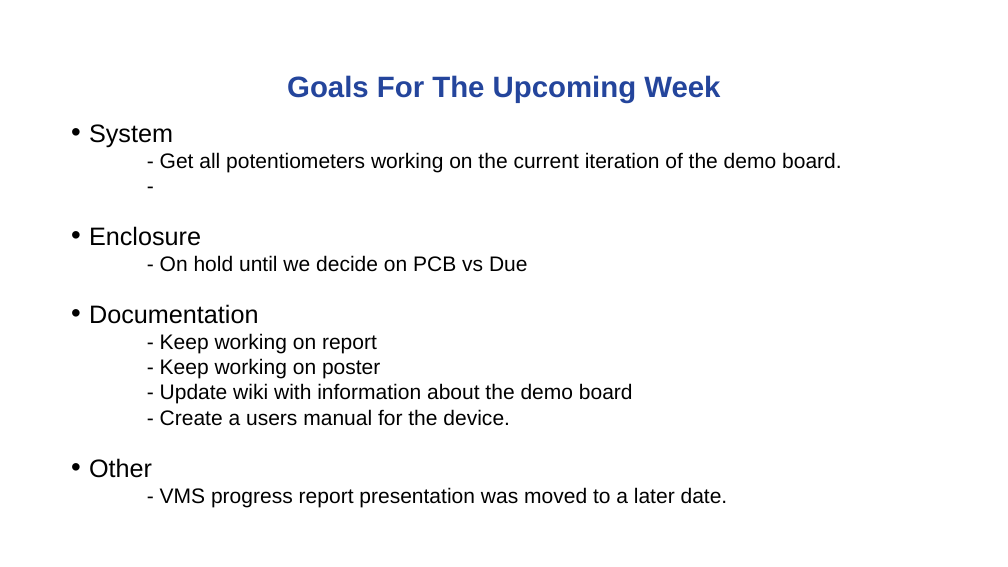
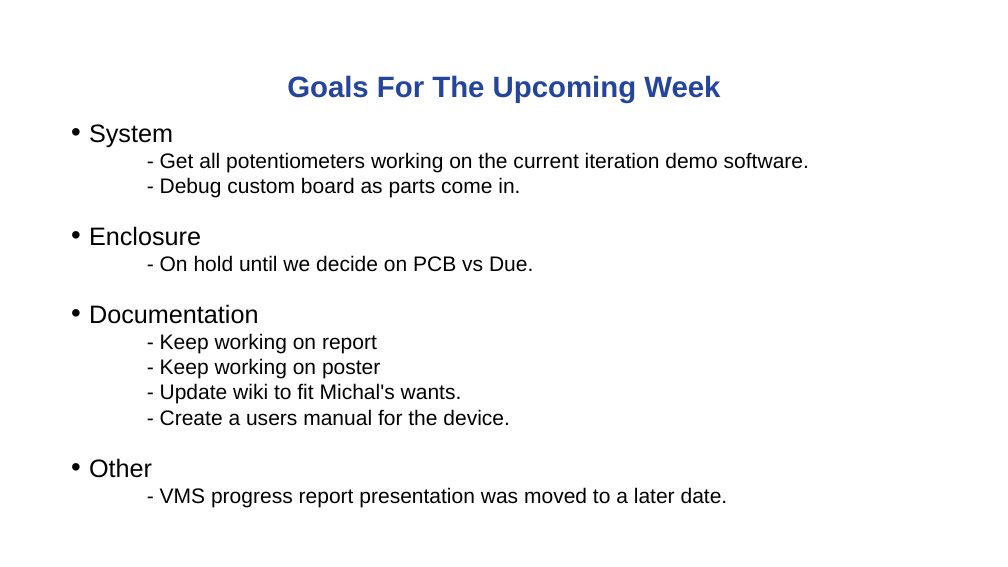
Before and after one commit to noahterickson/DigitalDash, a slide deck: slide 6 of Documentation/Meetings/capstone_meeting_5-06-15.pptx (slide 5 before the commit). Drawn at 1008x567 pixels with LibreOffice and Linux fonts; fonts in the diff are those of the drawing; background and template pictures are left out. Boxes give left, top, right and bottom in pixels: in the first picture for what was removed or moved away, otherwise in the second. Text is boxed around its words. In the diff, an @@ line names an element or a change of style, - is before the commit and + after.

Commit message:
Final version of slides for 5/6

```diff
--- a/Documentation/Meetings/capstone_meeting_5-06-15.pptx
+++ b/Documentation/Meetings/capstone_meeting_5-06-15.pptx
@@ text at box(160, 152, 809, 197): text changed @@
-- Get all potentiometers working on the current iteration of the demo board.
--
+- Get all potentiometers working on the current iteration demo software.
+- Debug custom board as parts come in.
@@ text at box(160, 255, 533, 272): text changed @@
-- On hold until we decide on PCB vs Due
+- On hold until we decide on PCB vs Due.
@@ text at box(160, 383, 462, 404): text changed @@
-- Update wiki with information about the demo board
+- Update wiki to fit Michal's wants.
```
Also in this commit, not shown: 1 other slide changed, 1 slide added.
